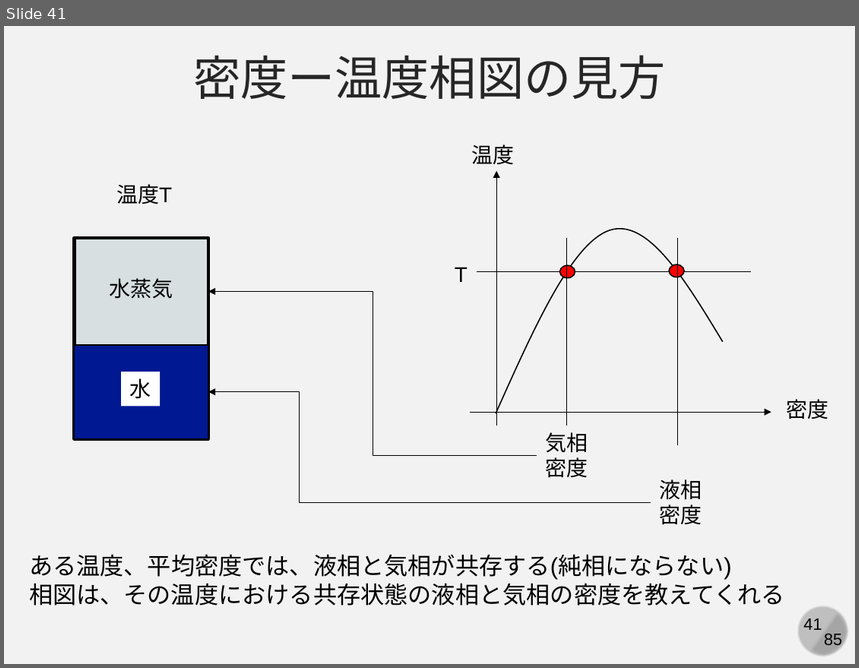
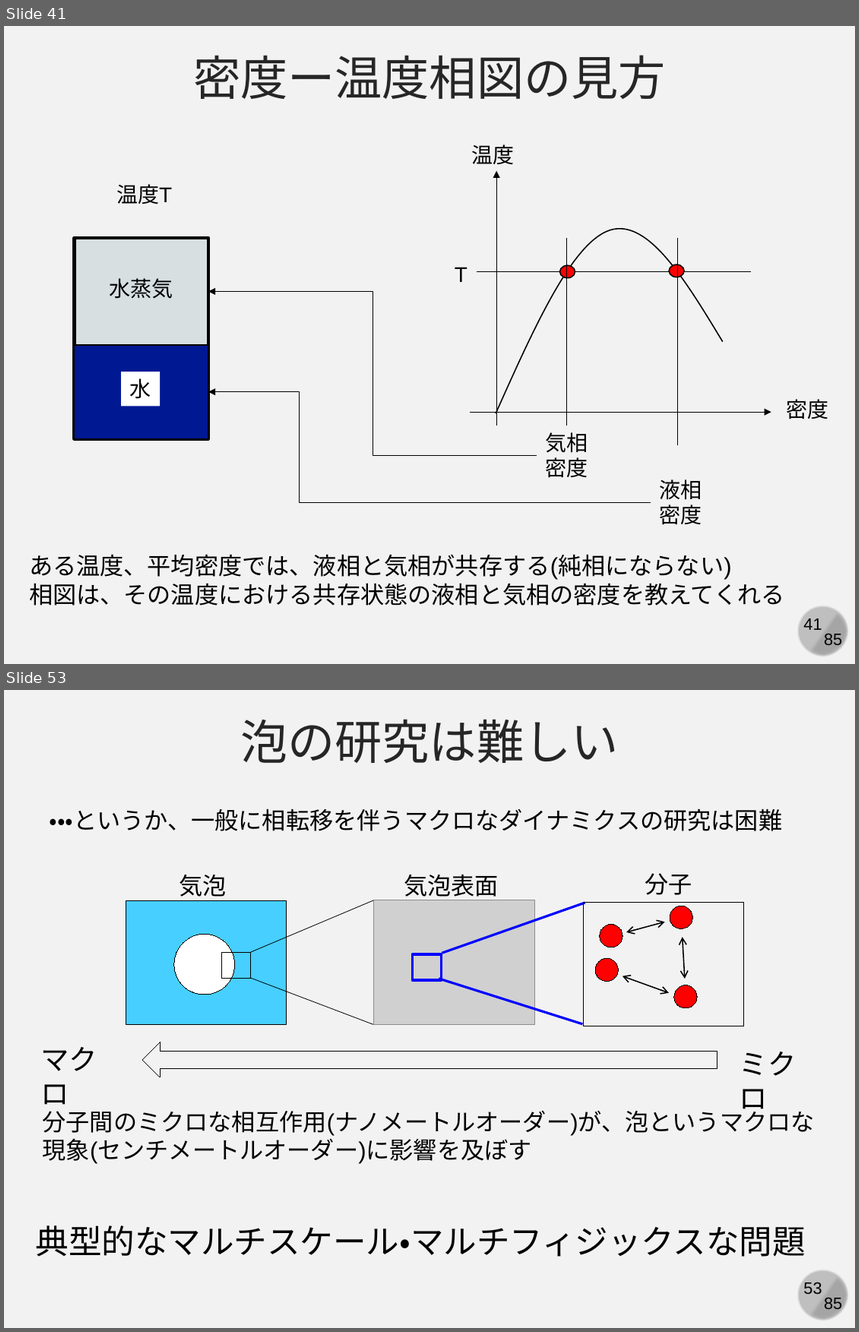
Before and after one commit to kaityo256/yamagata2022, a slide deck: 05_md_advanced/yamagata05.pptx. Shown one above the other, each under a label of ours: slide 41 before the commit, slides 41 and 53 after it; the slides between them are not shown. The pictures are 859x668 and 859x1332 pixels, drawn with LibreOffice and Linux fonts; fonts in the diff are those of the drawing; grey boxes stand for pictures. Boxes give left, top, right and bottom in pixels: in the first picture for what was removed or moved away, otherwise in the second. Text is boxed around its words. In the diff, an @@ line names an element or a change of style, - is before the commit and + after.

```diff
--- a/05_md_advanced/yamagata05.pptx
+++ b/05_md_advanced/yamagata05.pptx
@@ slide 53 added at (4, 690, 855, 1328), background #F2F2F2; not listed: 4 template elements that a slide beside it also shows @@
@@ text added at (240, 719, 618, 763), 40 pt, text #262626 @@
+泡の研究は難しい
@@ text added at (49, 809, 782, 831), 20 pt, text #000000 @@
+・・・というか、一般に相転移を伴うマクロなダイナミクスの研究は困難
@@ text added at (179, 875, 226, 897), 20 pt, text #000000 @@
+気泡
@@ text added at (404, 875, 499, 901), 20 pt, text #000000 @@
+気泡表面
@@ text added at (645, 873, 692, 895), 20 pt, text #000000 @@
+分子
@@ line added from (443, 953) to (585, 903), #0000FF 2 pt @@
@@ rectangle added at (584, 902, 743, 1026), outline #000000 0.5 pt @@
@@ ellipse added at (670, 906, 693, 929), fill #FF0000, outline #000000 0.75 pt @@
@@ ellipse added at (600, 924, 623, 947), fill #FF0000, outline #000000 0.75 pt @@
@@ double arrow added from (626, 932) to (664, 923), #000000 1 pt @@
@@ double arrow added from (685, 979) to (683, 937), #000000 1 pt @@
@@ rectangle added at (413, 954, 442, 980), outline #0000FF 2 pt @@
@@ ellipse added at (595, 958, 619, 981), fill #FF0000, outline #000000 0.75 pt @@
@@ group added at (126, 901, 534, 1025): 2 rectangles, 2 lines, 1 picture, 1 ellipse @@
@@ line added from (439, 979) to (583, 1024), #0000FF 2 pt @@
@@ double arrow added from (669, 993) to (623, 976), #000000 1 pt @@
@@ ellipse added at (674, 986, 697, 1008), fill #FF0000, outline #000000 0.75 pt @@
@@ text added at (40, 1047, 97, 1112), 24 pt, text #000000 @@
+マクロ
@@ left arrow added at (143, 1043, 718, 1078), outline #000000 0.75 pt @@
@@ text added at (740, 1052, 797, 1116), 24 pt, text #000000 @@
+ミクロ
@@ text added at (43, 1106, 815, 1164), 20 pt, text #000000 @@
+分子間のミクロな相互作用(ナノメートルオーダー)が、泡というマクロな
+現象(センチメートルオーダー)に影響を及ぼす
@@ text added at (36, 1226, 806, 1257), 28 pt, text #000000 @@
+典型的なマルチスケール・マルチフィジックスな問題
```
Also in this commit, not shown: 1 slide changed, 17 other slides added, 1 slide removed.
